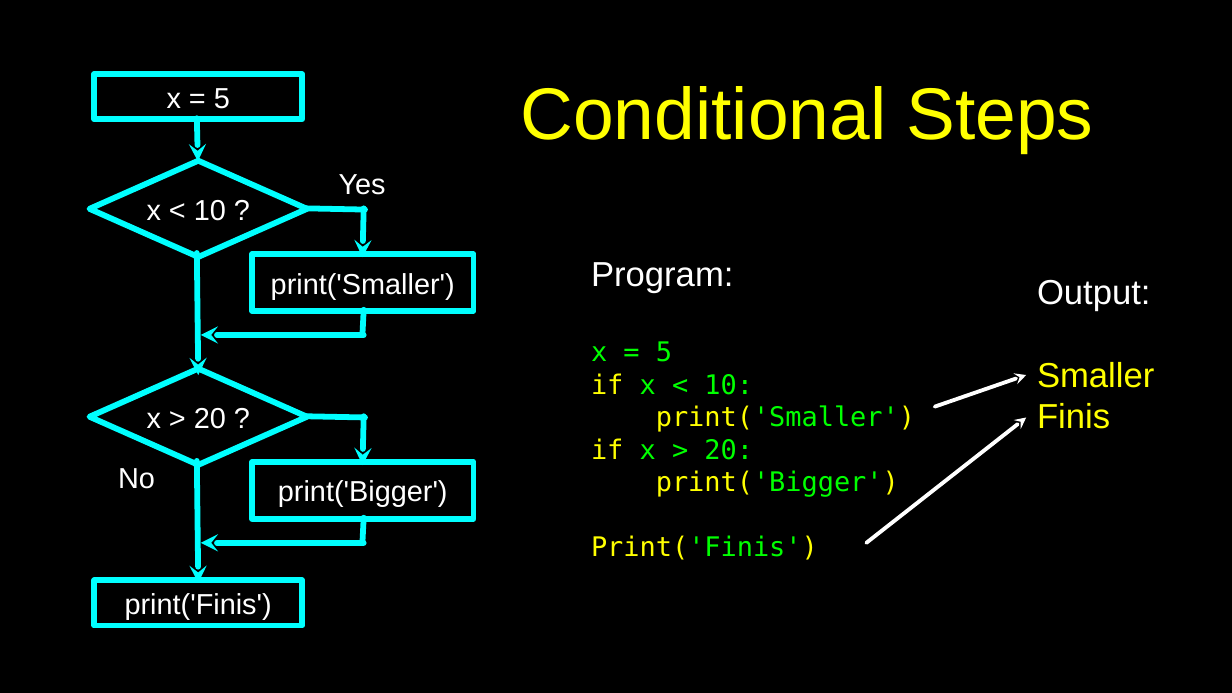
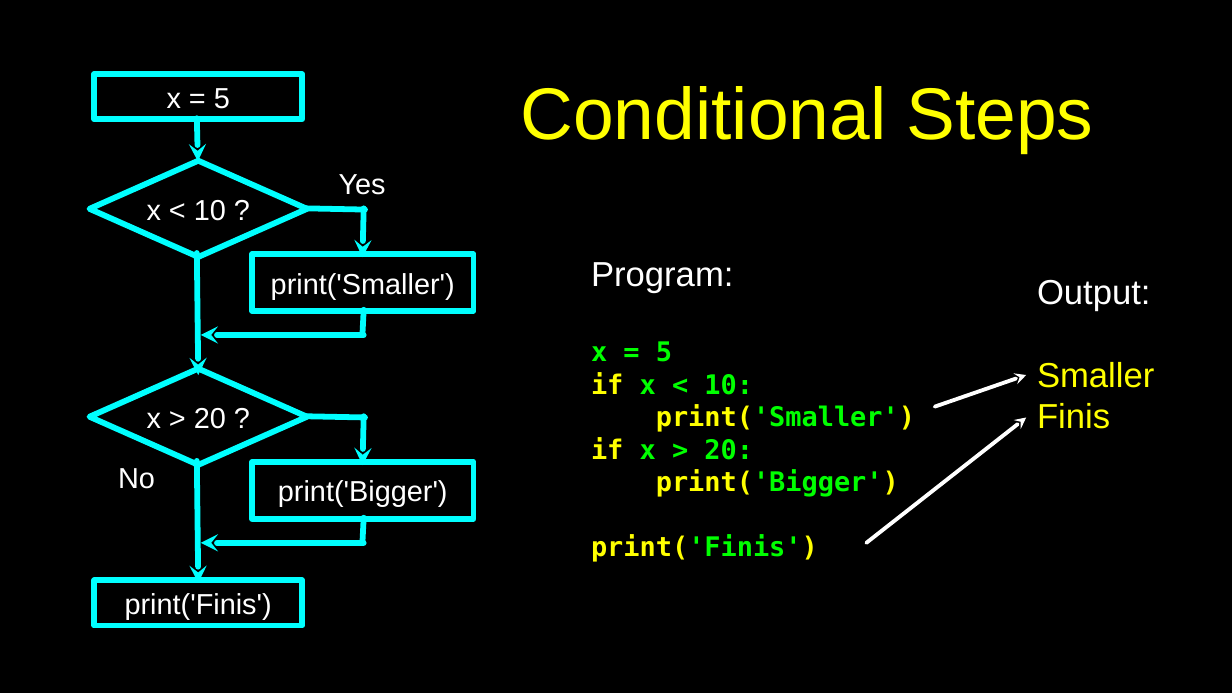
Before and after one commit to csev/py4e, a slide deck: slide 40 of lectures3/Pythonlearn-01-Intro.pptx. Drawn at 1232x693 pixels with LibreOffice and Linux fonts; fonts in the diff are those of the drawing. Boxes give left, top, right and bottom in pixels: in the first picture for what was removed or moved away, otherwise in the second. Text is boxed around its words. In the diff, an @@ line names an element or a change of style, - is before the commit and + after.

```diff
--- a/lectures3/Pythonlearn-01-Intro.pptx
+++ b/lectures3/Pythonlearn-01-Intro.pptx
@@ text at bbox=[591, 341, 915, 496]: bold on in "x = 5", "if x < 10:", "print('Smaller')", "if x > 20:" and 1 more places @@
@@ text at bbox=[591, 534, 818, 561]: text changed; bold on @@
-Print('Finis')
+print('Finis')
```
Also in this commit, not shown: 7 other slides changed.
